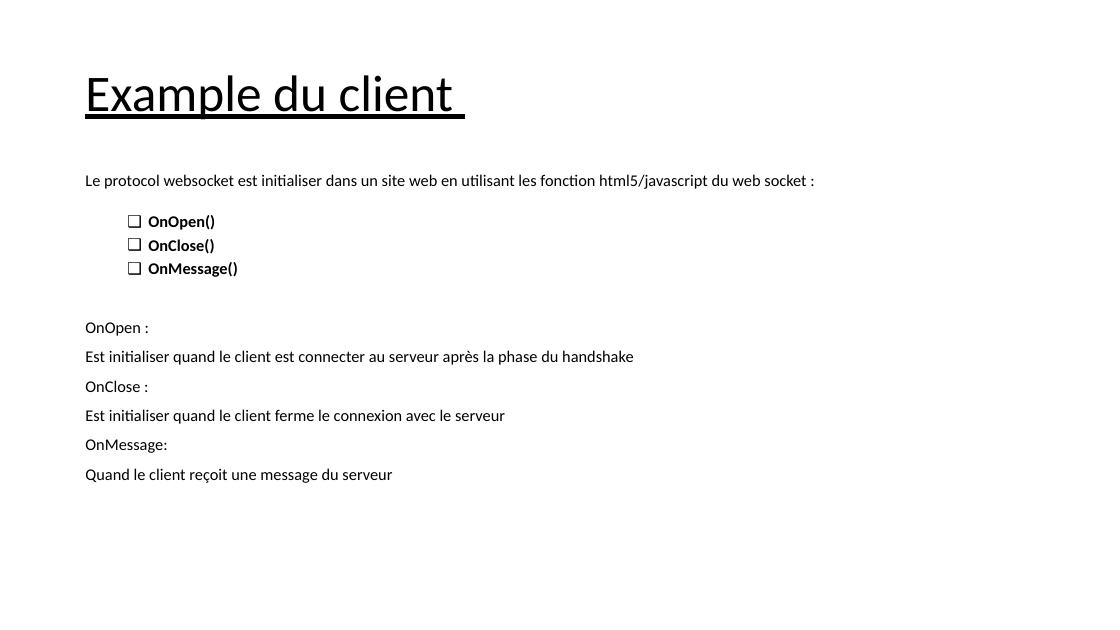
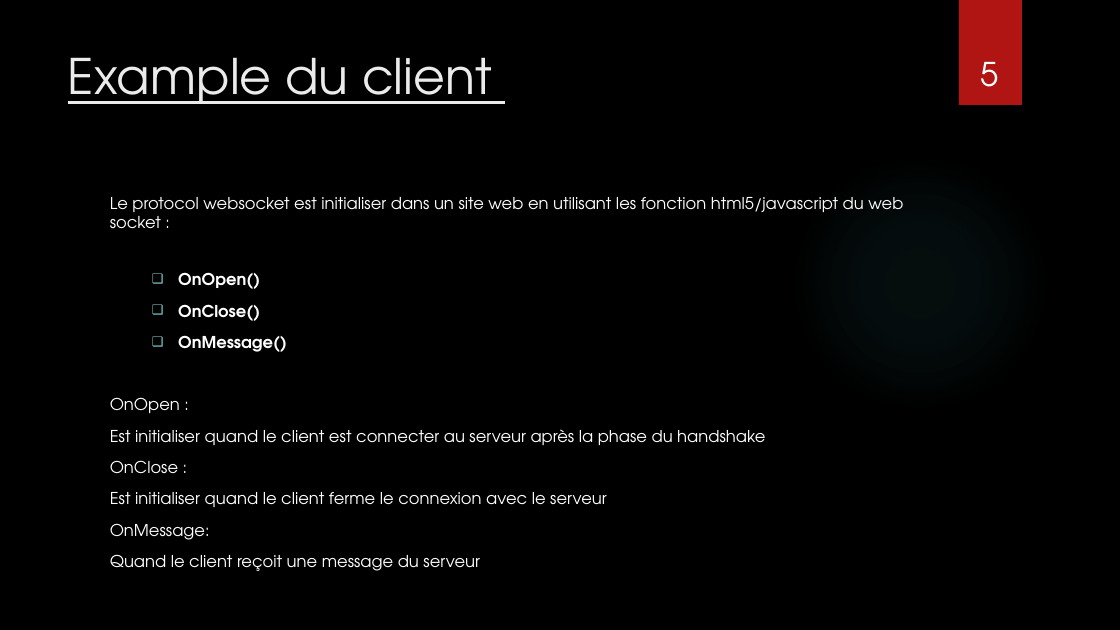
Before and after one commit to balamddine/NewHtml5, a slide deck: slide 5 of Websocket/Websocket.pptx. Drawn at 1120x630 pixels with LibreOffice and Linux fonts; fonts in the diff are those of the drawing; background and template pictures are left out. Boxes give left, top, right and bottom in pixels: in the first picture for what was removed or moved away, otherwise in the second. Text is boxed around its words. In the diff, an @@ line names an element or a change of style, - is before the commit and + after.

```diff
--- a/Websocket/Websocket.pptx
+++ b/Websocket/Websocket.pptx
@@ background #FFFFFF to picture (left out) @@
@@ rectangle added at [959,0,1022,105], fill #B01513 @@
@@ title "Example du client": place and size @@
-title "Example du client" at [85,75,453,120]
+title "Example du client" at [68,57,492,104]
@@ title "Example du client" at [68,57,492,104]: size 44 to 42 pt, font Calibri to TeX Gyre Adventor, text colour #000000 to #EBEBEB; line spacing 0.9 to 1; vertical alignment middle to top @@
@@ page number added at [980,62,998,87], 28 pt, text #FFFFFF @@
+5
@@ ellipse added at [791,154,1049,413], fill gradient #50B9C1 @@
@@ text "Le protocol websocket est initialiser ...": place and size @@
-text "Le protocol websocket est initialiser ..." at [85,174,806,483]
+text "Le protocol websocket est initialiser ..." at [110,197,903,571]
@@ text "Le protocol websocket est initialiser ..." at [110,197,903,571]: font Calibri to TeX Gyre Adventor, text colour #000000 to #FFFFFF; line spacing 0.9 to 1; indent changed; more space between paragraphs @@
```
Also in this commit, not shown: 11 other slides changed, 2 other files.
